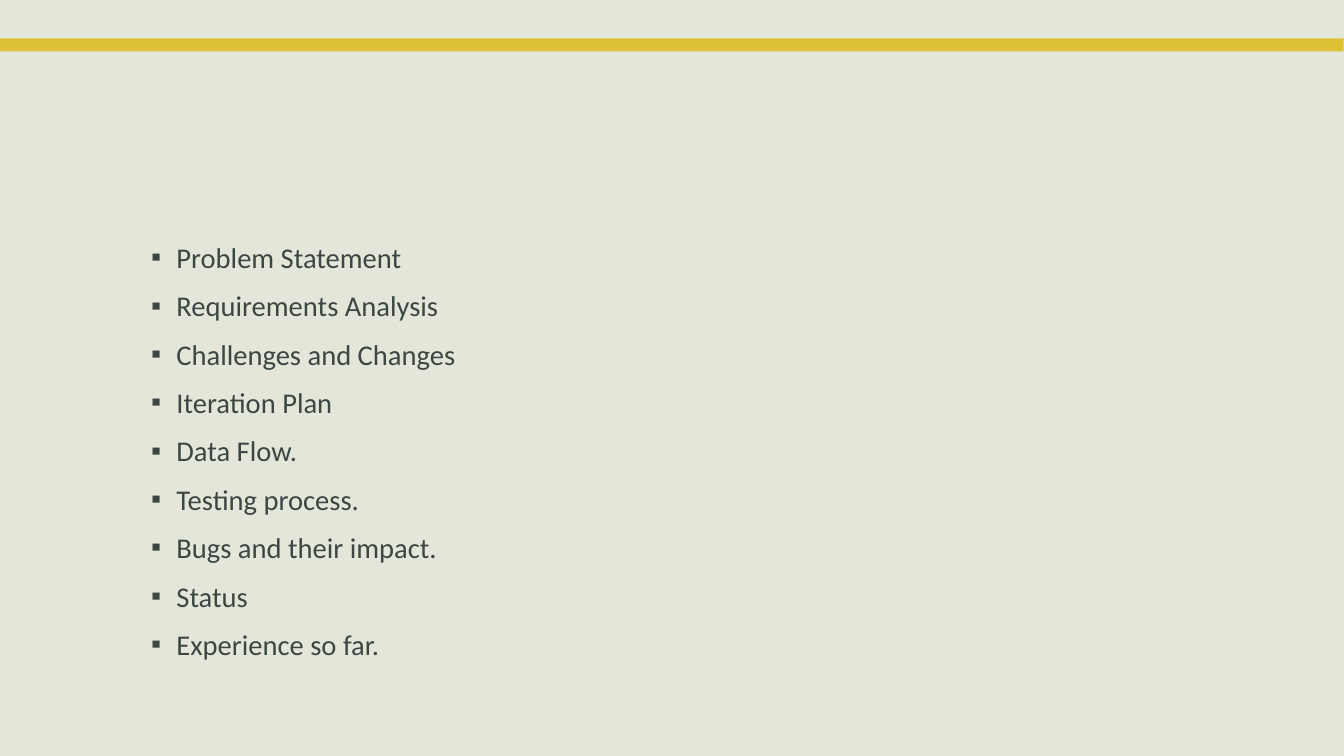
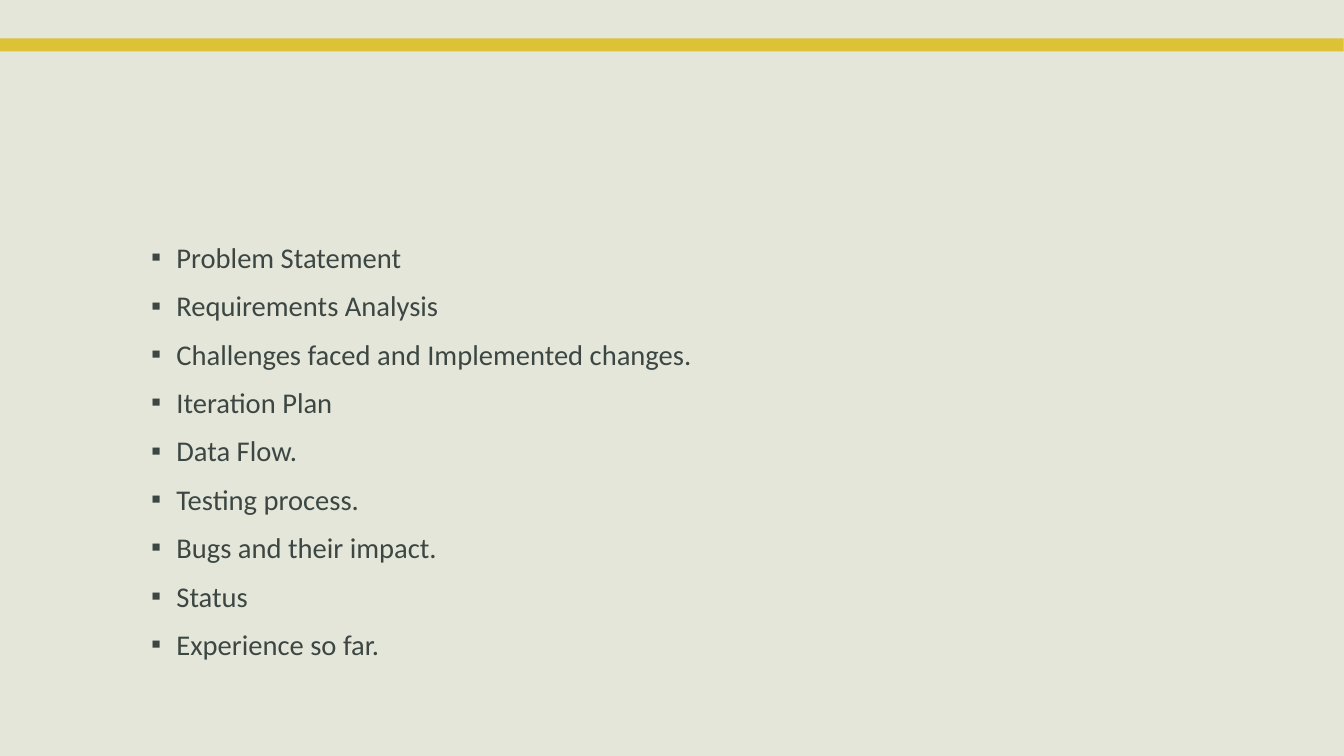
Before and after one commit to VamsiDevalla/Student-Attendance-Tracking, a slide deck: slide 2 of Presentations/final ppt.pptx. Drawn at 1344x756 pixels with LibreOffice and Linux fonts; fonts in the diff are those of the drawing; background and template pictures are left out. Boxes give left, top, right and bottom in pixels: in the first picture for what was removed or moved away, otherwise in the second. Text is boxed around its words. In the diff, an @@ line names an element or a change of style, - is before the commit and + after.

Commit message:
changes

```diff
--- a/Presentations/final ppt.pptx
+++ b/Presentations/final ppt.pptx
@@ text at [176, 345, 692, 370]: text changed @@
-▪ Challenges and Changes
+▪ Challenges faced and Implemented changes.
```
